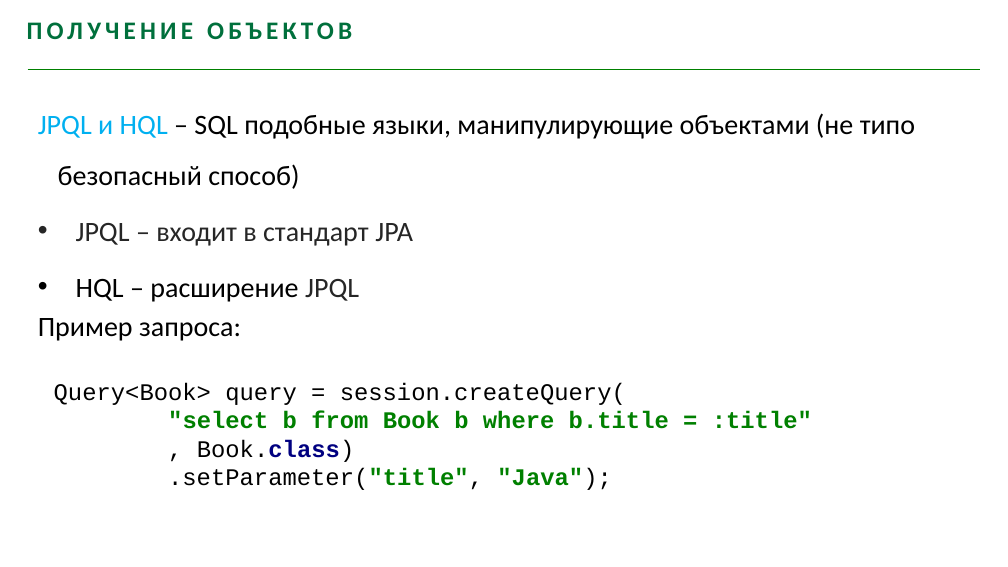
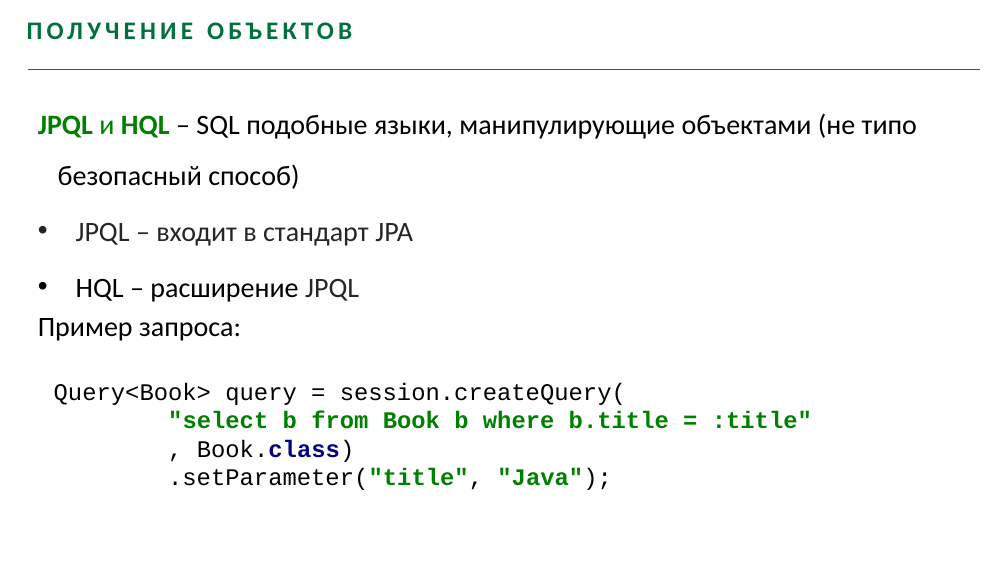
Before and after one commit to youhavebeenforked/JavaSchoolCourse, a slide deck: slide 29 of lessons/18_Hibernate/Hibernate.pptx. Drawn at 1008x567 pixels with LibreOffice and Linux fonts; fonts in the diff are those of the drawing; background and template pictures are left out. Boxes give left, top, right and bottom in pixels: in the first picture for what was removed or moved away, otherwise in the second. Text is boxed around its words. In the diff, an @@ line names an element or a change of style, - is before the commit and + after.

```diff
--- a/lessons/18_Hibernate/Hibernate.pptx
+++ b/lessons/18_Hibernate/Hibernate.pptx
@@ text at (x1=38, y1=113, x2=917, y2=189): text colour #00B0F0 to #008000 in "JPQL и HQL"; bold on in "JPQL HQL" @@
```
Also in this commit, not shown: 4 other slides changed, 12 other files.
